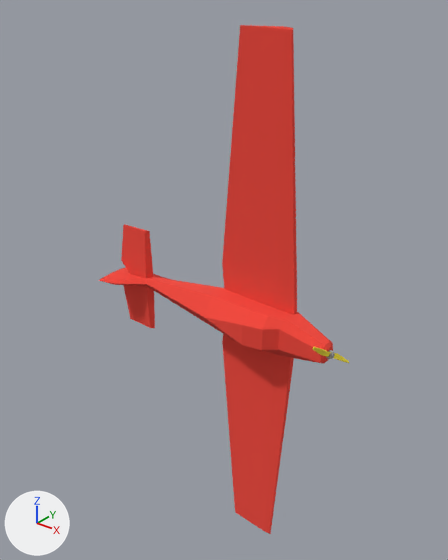
A saved change to the glTF model flight-tracker-site/public/models/glider.glb.
Before and after are seen from a 50 mm lens placed at (-243.0, -600.0, 656.0), pointed at (-574.0, -187.0, 400.0). Arrows for +X, +Y and +Z are at lower left; the lights stay in place. The older version comes first.
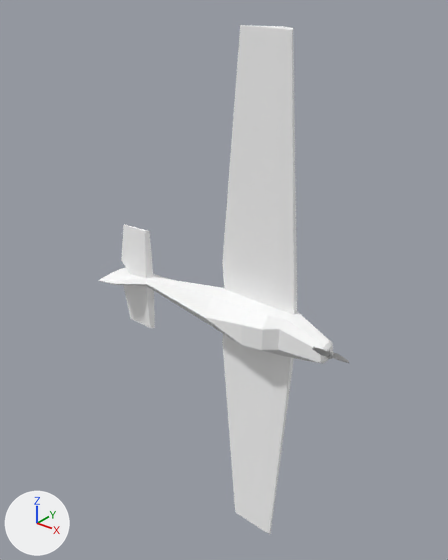
The newer file is also rescaled (x0.002), turned or shifted as a whole; pictures and numbers use the older file's frame.

Edits to the bpy script that builds the scene:
```text
Change mat_blinn5sg:
    mat_blinn5sg.base_color: (0.9, 0.06, 0.04) -> (1.0, 1.0, 1.0)  # red #f34538 -> white #ffffff
```

Boxes (x1, y1, x2, y2) around the edits, measured in the pictures (448 x 560 px):
'pCube60', recoloured (red to grey): (99, 25, 349, 534) in both
